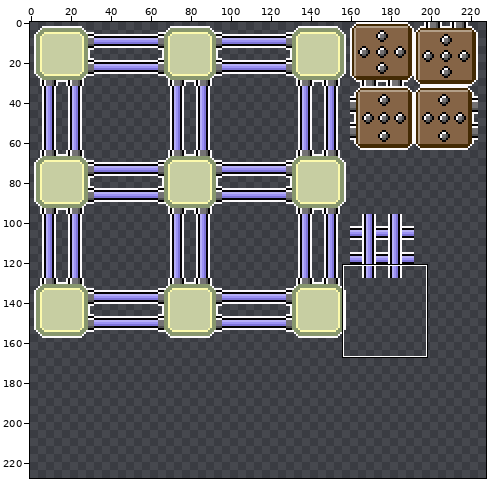
Two versions of one pixel-art file, Assets/Tiled/TileSets/PlatformTracks.aseprite. Above: a wide view before the commit, with the close-up outlined.
Close-up. Before:
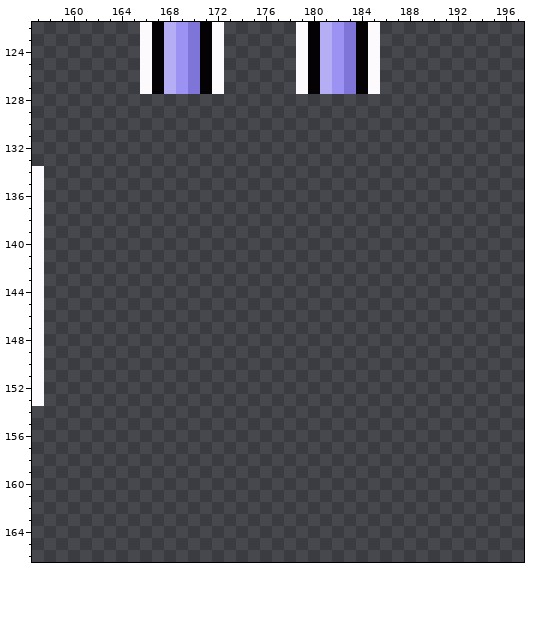
256x256 pixels, 1 frame. Colours within 5 levels of each other are drawn and written as one. Shown: x 157..197, y 122..166. The wide view leaves out empty margins. The commit also changed other parts of the picture, which this record leaves out.
After:
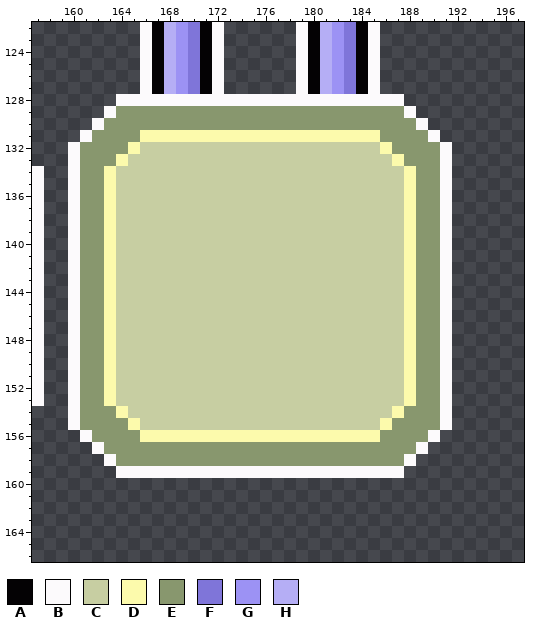
Palette (. is transparent): A #040204  B #fcfafc  C #c7cea2  D #fcfaac  E #88976e  F #7f75d9  G #9c92f4  H #b5aef5
Edits made:
Colour B is added in row 128 at x 164 to 187; in row 129 at x 163 and 188; in row 130 at x 162 and 189; in row 131 at x 161 and 190; in rows 132 to 155 at x 160 and 191; in row 156 at x 161 and 190.
Colour B is added in row 157 at x 162 and 189; in row 158 at x 163 and 188; in row 159 at x 164 to 187.
Colour C is added in row 132 at x 166 to 185; in row 133 at x 165 to 186; in rows 134 to 153 at x 164 to 187; in row 154 at x 165 to 186; in row 155 at x 166 to 185.
Colour D is added in row 131 at x 166 to 185; in row 132 at x 165 and 186; in row 133 at x 164 and 187; in rows 134 to 153 at x 163 and 188; in row 154 at x 164 and 187; in row 155 at x 165 and 186.
Colour D is added in row 156 at x 166 to 185.
Colour E is added in row 129 at x 164 to 187; in row 130 at x 163 to 188; in row 131 at x 162 to 165 and 186 to 189; in row 132 at x 161 to 164 and 187 to 190; in row 133 at x 161 to 163 and 188 to 190; in rows 134 to 153 at x 161 to 162 and 189 to 190.
Colour E is added in row 154 at x 161 to 163 and 188 to 190; in row 155 at x 161 to 164 and 187 to 190; in row 156 at x 162 to 165 and 186 to 189; in row 157 at x 163 to 188; in row 158 at x 164 to 187.
Boxes around the changes in both close-ups, in picture pixels (x1, y1, x2, y2):
added: (68, 94, 452, 478)
